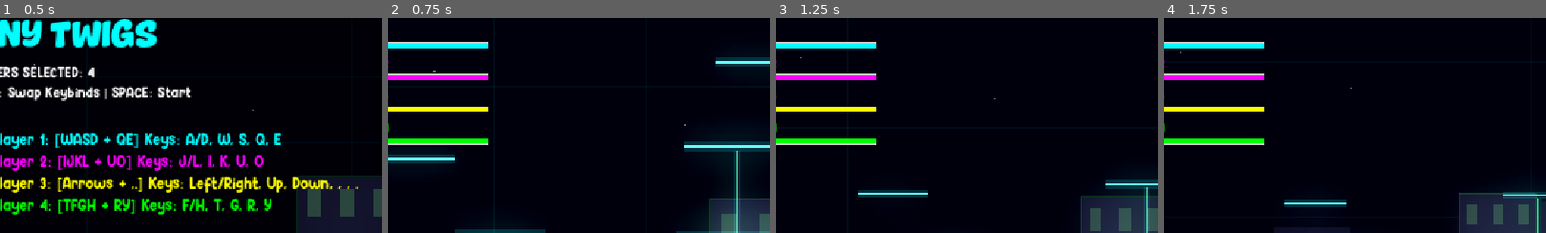
Above: before the commit, frames 1-4 (left to right).
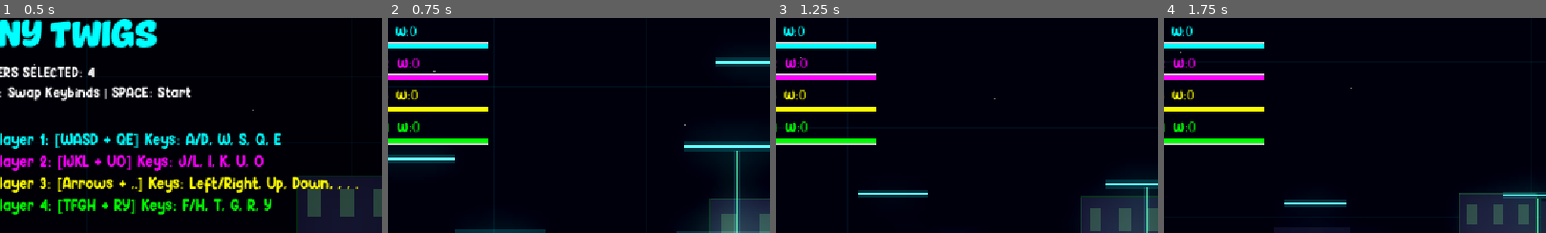
Above: after the commit, the same moments.

Repository: AbstractMelon/tiny-twigs
Game: Godot game, scene res://scenes/menu/menu.tscn
Two runs of this game, one before a commit and one after it. Both use one fixed random seed, a clock stepped at 60 frames per second and the inputs below. Sound files missing from this copy of the repository are replaced by a short silence.
Inputs:
- Up to frame 1 (0.5 s): no input
- Up to frame 2 (0.75 s): tap Enter at 0.5 s; hold D from 0.53 s (still down); tap Space at 0.6 s
- Up to frame 3 (1.25 s): keep holding D; tap Space at 0.77, 1.07 s
- Up to frame 4 (1.75 s): keep holding D; tap 2 at 1.35 s; tap Space at 1.52, 1.55 s
The pictures show only the part of the screen within x 6-56%, y 2-52%; the shares and areas given below are measured in that part.

Frame 1 is identical in both runs. In frame 2, 0.7% of the frame differs, in the area x 2-9%, y 3-54%; in frame 3, 0.7%; in frame 4, 0.7%.

Commit message:
Win count and consistent music

Diff:
--- a/scenes/main/main.gd
+++ b/scenes/main/main.gd
@@ -13,6 +13,14 @@
 # Game state
 var active_players: Array = []
 var game_started: bool = false
+
+var weapon_spawn_timer: Timer = null
+
+var round_reset_in_progress: bool = false
+
+@onready var music_player: AudioStreamPlayer = $MusicPlayer
+var gameplay_tracks: Array[AudioStream] = []
+var music_track_index: int = 0
 
 @onready var ui = $UI
 @onready var arena = $Arena
@@ -35,8 +43,60 @@
 	if camera:
 		camera.make_current()
 
+	_setup_gameplay_music()
+	_setup_ui_signals()
+	_ensure_weapon_spawn_timer()
+
 	# Start game immediately using GameState settings
 	_start_game()
+
+
+func _setup_ui_signals() -> void:
+	if not ui:
+		return
+	if ui.has_signal("new_round_requested"):
+		ui.new_round_requested.connect(_start_new_round)
+	if ui.has_signal("menu_requested"):
+		ui.menu_requested.connect(_return_to_menu)
+
+
+func _return_to_menu() -> void:
+	get_tree().change_scene_to_file("res://scenes/menu/menu.tscn")
+
+
+func _setup_gameplay_music() -> void:
+	if not music_player:
+		return
+	if gameplay_tracks.is_empty():
+		gameplay_tracks = [
+			preload("res://assets/audio/LEMMiNO - Firecracker (BGM).mp3.ogg"),
+			preload("res://assets/audio/LEMMiNO - Nocturnal (BGM).mp3"),
+		]
+		for track in gameplay_tracks:
+			if track is AudioStreamMP3 or track is AudioStreamOggVorbis:
+				track.loop = false
+	# Ensure we cycle through the playlist.
+	if not music_player.finished.is_connected(_on_music_finished):
+		music_player.finished.connect(_on_music_finished)
+
+	# If the current stream is already one of our gameplay tracks, keep its index.
+	for i in range(gameplay_tracks.size()):
+		if music_player.stream == gameplay_tracks[i]:
+			music_track_index = i
+			break
+
+	# If the scene MusicPlayer wasn't already playing (e.g. autoplay disabled), start it.
+	if not music_player.playing and not gameplay_tracks.is_empty():
+		music_player.stream = gameplay_tracks[music_track_index]
+		music_player.play()
+
+
+func _on_music_finished() -> void:
+	if gameplay_tracks.is_empty() or not music_player:
+		return
+	music_track_index = (music_track_index + 1) % gameplay_tracks.size()
+	music_player.stream = gameplay_tracks[music_track_index]
+	music_player.play()
 
 func _collect_spawn_points():
 	var spawn_container = $Arena/SpawnPoints
@@ -56,7 +116,8 @@
 
 	_spawn_players()
 	_spawn_initial_weapons()
-	_start_weapon_spawn_timer()
+	if weapon_spawn_timer:
+		weapon_spawn_timer.start()
 
 	# Update UI
 	if ui and ui.has_method("show_game_ui"):
@@ -101,6 +162,11 @@
 	if active_players.size() <= 1:
 		game_started = false
 		var winner = active_players[0] if active_players.size() == 1 else null
+		if weapon_spawn_timer:
+			weapon_spawn_timer.stop()
+
+		if winner:
+			GameState.add_win(int(winner.player_id))
 
 		# Show win UI
 		if ui and ui.has_method("show_win_screen"):
@@ -111,12 +177,45 @@
 	for i in range(min(4, weapon_spawn_points.size())):
 		_spawn_random_weapon(weapon_spawn_points[i])
 
-func _start_weapon_spawn_timer():
-	var timer = Timer.new()
-	timer.wait_time = 5.0  # Spawn weapon every 5 seconds
-	timer.timeout.connect(_spawn_weapon_at_random_location)
-	timer.autostart = true
-	add_child(timer)
+func _ensure_weapon_spawn_timer() -> void:
+	if weapon_spawn_timer:
+		return
+	weapon_spawn_timer = Timer.new()
+	weapon_spawn_timer.wait_time = 5.0  # Spawn weapon every 5 seconds
+	weapon_spawn_timer.timeout.connect(_spawn_weapon_at_random_location)
+	weapon_spawn_timer.one_shot = false
+	add_child(weapon_spawn_timer)
+
+
+func _start_new_round() -> void:
+	# Only allow starting a new round once the previous one ended.
+	if game_started or round_reset_in_progress:
+		return
+	round_reset_in_progress = true
+
+	await _clear_round_entities()
+
+	active_players.clear()
+	game_started = true
+	_spawn_players()
+	_spawn_initial_weapons()
+	if weapon_spawn_timer:
+		weapon_spawn_timer.start()
+	if ui and ui.has_method("show_game_ui"):
+		ui.show_game_ui(active_players)
+	round_reset_in_progress = false
+
+
+func _clear_round_entities() -> void:
+	# Remove players and weapon pickups left from the previous round.
+	for child in get_children():
+		if child is Player:
+			child.queue_free()
+		elif child is WeaponPickup:
+			child.queue_free()
+
+	# Wait one frame so queued frees are applied before respawning.
+	await get_tree().process_frame
 
 func _spawn_weapon_at_random_location():
 	if not game_started:
--- a/scenes/menu/menu.gd
+++ b/scenes/menu/menu.gd
@@ -62,5 +62,7 @@
 func _start_game():
 	# Setup input based on selected schemes
 	InputManager.setup_input_maps(GameState.player_schemes)
+	# New match: reset win totals
+	GameState.reset_wins()
 	# Load main game scene
 	get_tree().change_scene_to_file("res://scenes/main/main.tscn")
--- a/scenes/menu/menu.tscn
+++ b/scenes/menu/menu.tscn
@@ -3,7 +3,7 @@
 [ext_resource type="Script" uid="uid://iolqx6pgv7tm" path="res://scenes/menu/menu.gd" id="1_menu"]
 [ext_resource type="PackedScene" uid="uid://csyqiiv65hdqp" path="res://scenes/main/background.tscn" id="2_bg"]
 [ext_resource type="PackedScene" uid="uid://cf8endj7vruag" path="res://ui/game_ui.tscn" id="3_ui"]
-[ext_resource type="AudioStream" uid="uid://nwinja6c4xdq" path="res://assets/audio/LEMMiNO - Nocturnal (BGM).mp3" id="4_bgm"]
+[ext_resource type="AudioStream" uid="uid://dq4mu84xfs7yt" path="res://assets/audio/LEMMiNO - Blackout (BGM).ogg" id="4_bgm"]
 [ext_resource type="FontFile" uid="uid://bn5bnb1h36csv" path="res://assets/fonts/Vaseline Extra.ttf" id="5_title_font"]
 [ext_resource type="FontFile" uid="uid://cjf7nq1tjoqkv" path="res://assets/fonts/Hey Comic.ttf" id="6_body_font"]
 
--- a/systems/game_state.gd
+++ b/systems/game_state.gd
@@ -5,6 +5,9 @@
 var num_players: int = 4
 # pid -> scheme_id
 var player_schemes: Dictionary = {1: 1, 2: 2, 3: 3, 4: 4, 5: 5, 6: 6}
+
+# pid -> wins
+var player_wins: Dictionary = {}
 
 const PLAYER_COLORS = [
 	Color.CYAN,      # Player 1
@@ -14,3 +17,17 @@
 	Color.ORANGE,    # Player 5
 	Color.HOT_PINK   # Player 6
 ]
+
+
+func reset_wins() -> void:
+	player_wins.clear()
+	for pid in range(1, num_players + 1):
+		player_wins[pid] = 0
+
+
+func add_win(player_id: int) -> void:
+	player_wins[player_id] = int(player_wins.get(player_id, 0)) + 1
+
+
+func get_wins(player_id: int) -> int:
+	return int(player_wins.get(player_id, 0))
--- a/ui/game_ui.gd
+++ b/ui/game_ui.gd
@@ -1,6 +1,9 @@
 extends CanvasLayer
 
 # UI overlay for player info and game state
+
+signal new_round_requested
+signal menu_requested
 
 @onready var game_hud = $GameHUD
 @onready var player_status_list = $GameHUD/PlayerStatusList
@@ -18,6 +21,14 @@
 
 	restart_button.pressed.connect(_on_restart_pressed)
 	menu_button.pressed.connect(_on_menu_pressed)
+
+
+func _unhandled_input(event):
+	if not win_screen.visible:
+		return
+	if event is InputEventKey and event.pressed and not event.echo:
+		if event.keycode == KEY_SPACE:
+			_on_restart_pressed()
 
 func show_game_ui(players: Array):
 	game_hud.show()
@@ -42,7 +53,8 @@
 		top_row.add_child(color_rect)
 
 		var label = Label.new()
-		label.text = " P%d" % (i + 1)
+		var pid: int = int(players[i].player_id)
+		label.text = " P%d  W:%d" % [pid, GameState.get_wins(pid)]
 		label.add_theme_font_override("font", body_font)
 		label.add_theme_font_size_override("font_size", 18)
 		label.add_theme_color_override("font_color", players[i].player_color)
@@ -83,7 +95,7 @@
 		winner_text.add_theme_color_override("font_color", Color.WHITE)
 
 func _on_restart_pressed():
-	get_tree().reload_current_scene()
+	new_round_requested.emit()
 
 func _on_menu_pressed():
-	get_tree().change_scene_to_file("res://scenes/menu/menu.tscn")
+	menu_requested.emit()
